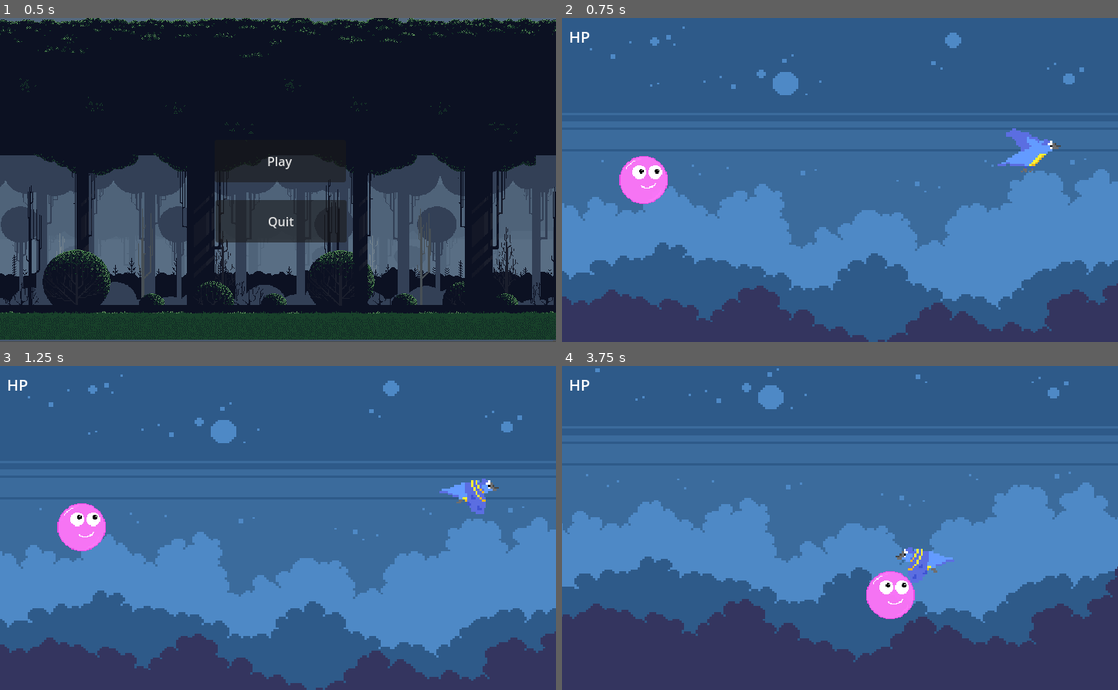
Above: before the commit, frames 1-4 (two rows, left to right).
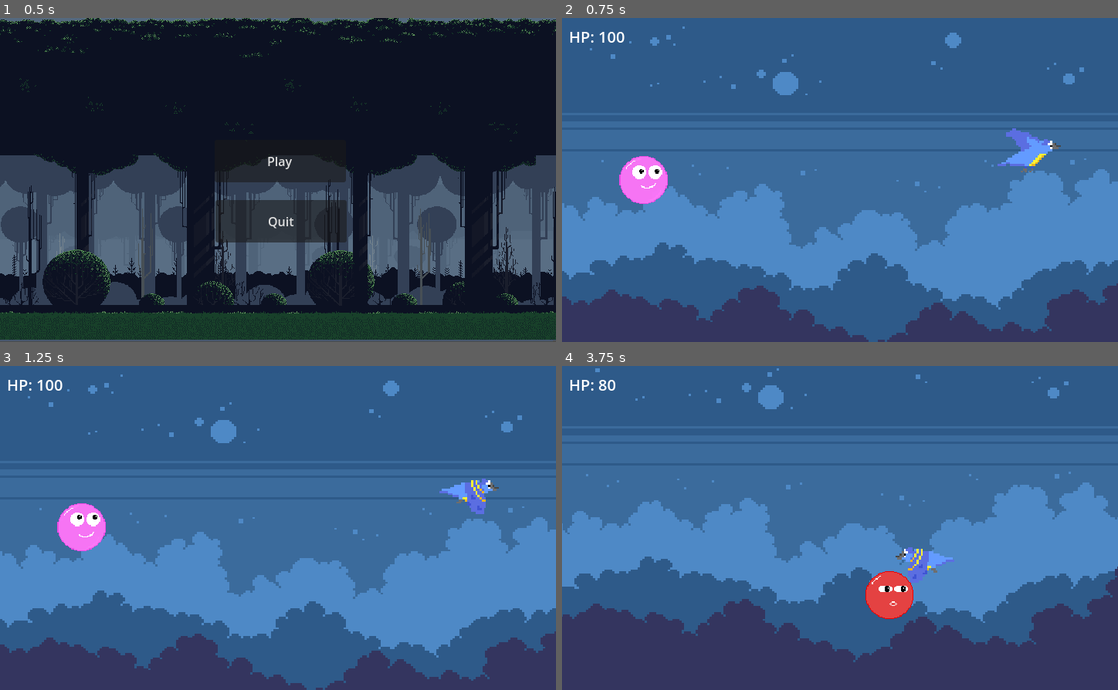
Above: after the commit, the same moments.

Repository: Laxerem/BubleGum-GlobalGJ-2025-
Game: Godot game, scene res://Scenes/menu.tscn
Same seed, same stepped clock (60 frames per second), same inputs: the game is played once before the commit and once after it.
Inputs (mouse positions are in pixels of both pictures, inside the frame that each line leads up to):
- Up to frame 1 (0.5 s): no input
- Up to frame 2 (0.75 s): click "Play" at 0.5 s
- Up to frame 3 (1.25 s): no input
- Up to frame 4 (3.75 s): move the mouse to (962, 511) at 1.27 s; press the mouse at (962, 511) at 1.28 s; hold D (move_right) 1.28-2.03 s; move the mouse to (728, 544) at 2.02 s; release the mouse at (728, 544) at 2.03 s; hold S (move_down) 2.03-2.78 s; click (728, 544) at 2.1 s; move the mouse to (895, 456) at 2.77 s; press the mouse at (895, 456) at 2.78 s; hold D (move_right) 2.78-3.53 s; move the mouse to (812, 592) at 3.52 s; release the mouse at (812, 592) at 3.53 s; hold W (move_up) from 3.53 s (still down); click (812, 592) at 3.6 s

Frame 1 is identical in both runs. In frame 2, less than 0.1% of the frame differs, in the area x 5-12%, y 4-8%; in frame 3, less than 0.1%; in frame 4, 1.0%, in the area x 5-64%, y 4-79%.

Commit message:
save_progress

Diff:
--- a/Scenes/Air/Air_location.tscn
+++ b/Scenes/Air/Air_location.tscn
@@ -78,6 +78,21 @@
 physics_layer_0/collision_layer = 1
 sources/2 = SubResource("TileSetAtlasSource_s0dvx")
 
+[sub_resource type="GDScript" id="GDScript_3bwdm"]
+script/source = "extends Label
+
+
+# Called when the node enters the scene tree for the first time.
+func _ready() -> void:
+	pass # Replace with function body.
+
+
+# Called every frame. 'delta' is the elapsed time since the previous frame.
+func _process(delta: float) -> void:
+	if $\"../../Gum/Player\" != null:
+		text = \"HP: \" + str($\"../../Gum/Player\".health)
+"
+
 [node name="Локация 1" type="Node2D"]
 
 [node name="Локация 1" type="ParallaxBackground" parent="."]
@@ -126,3 +141,4 @@
 offset_bottom = 58.0
 theme_override_font_sizes/font_size = 20
 text = "HP"
+script = SubResource("GDScript_3bwdm")
--- a/Scenes/birds.tscn
+++ b/Scenes/birds.tscn
@@ -163,7 +163,7 @@
 height = 244.737
 
 [sub_resource type="RectangleShape2D" id="RectangleShape2D_stt0g"]
-size = Vector2(8.54218, 2.28001)
+size = Vector2(22.7792, 12.825)
 
 [node name="Birds" type="CharacterBody2D"]
 scale = Vector2(2.28, 2.28)
@@ -188,7 +188,7 @@
 scale = Vector2(0.769466, 0.769466)
 
 [node name="CollisionShape2D" type="CollisionShape2D" parent="Death"]
-position = Vector2(11.115, -5.13001)
+position = Vector2(-2.71798e-07, 0.285001)
 scale = Vector2(1.40128, 2)
 shape = SubResource("RectangleShape2D_stt0g")
 
--- a/Scenes/player.tscn
+++ b/Scenes/player.tscn
@@ -1,9 +1,11 @@
-[gd_scene load_steps=49 format=3 uid="uid://bduci70qj8hhr"]
+[gd_scene load_steps=63 format=3 uid="uid://bduci70qj8hhr"]
 
 [ext_resource type="Texture2D" uid="uid://bfqj50h4hrutr" path="res://assets/Player/Buble.png" id="1_6xr0q"]
 [ext_resource type="Script" path="res://Scripts/player.gd" id="1_232fs"]
 [ext_resource type="Texture2D" uid="uid://cllf7w3q7oo1o" path="res://assets/Player/стрельба.png" id="2_h44qu"]
 [ext_resource type="Texture2D" uid="uid://h73rtdkck57o" path="res://assets/Player/перс бег.png" id="3_53h3h"]
+[ext_resource type="Texture2D" uid="uid://b4pfaqgme2c3p" path="res://assets/Player/смерть перс.png" id="3_arhvh"]
+[ext_resource type="Texture2D" uid="uid://u03u7kf4edii" path="res://assets/Player/получ урона.png" id="3_etkpv"]
 
 [sub_resource type="CapsuleShape2D" id="CapsuleShape2D_6bvtk"]
 radius = 22.0
@@ -41,6 +43,54 @@
 atlas = ExtResource("2_h44qu")
 region = Rect2(192, 64, 64, 64)
 
+[sub_resource type="AtlasTexture" id="AtlasTexture_yewxp"]
+atlas = ExtResource("3_etkpv")
+region = Rect2(0, 0, 64, 64)
+
+[sub_resource type="AtlasTexture" id="AtlasTexture_1kiwp"]
+atlas = ExtResource("3_etkpv")
+region = Rect2(64, 0, 64, 64)
+
+[sub_resource type="AtlasTexture" id="AtlasTexture_axcqs"]
+atlas = ExtResource("3_etkpv")
+region = Rect2(128, 0, 64, 64)
+
+[sub_resource type="AtlasTexture" id="AtlasTexture_yvrby"]
+atlas = ExtResource("3_etkpv")
+region = Rect2(192, 0, 64, 64)
+
+[sub_resource type="AtlasTexture" id="AtlasTexture_oh684"]
+atlas = ExtResource("3_etkpv")
+region = Rect2(256, 0, 64, 64)
+
+[sub_resource type="AtlasTexture" id="AtlasTexture_cvp6e"]
+atlas = ExtResource("3_arhvh")
+region = Rect2(0, 0, 64, 64)
+
+[sub_resource type="AtlasTexture" id="AtlasTexture_v3owj"]
+atlas = ExtResource("3_arhvh")
+region = Rect2(64, 0, 64, 64)
+
+[sub_resource type="AtlasTexture" id="AtlasTexture_r7gqi"]
+atlas = ExtResource("3_arhvh")
+region = Rect2(128, 0, 64, 64)
+
+[sub_resource type="AtlasTexture" id="AtlasTexture_fhxnc"]
+atlas = ExtResource("3_arhvh")
+region = Rect2(192, 0, 64, 64)
+
+[sub_resource type="AtlasTexture" id="AtlasTexture_ojmxr"]
+atlas = ExtResource("3_arhvh")
+region = Rect2(256, 0, 64, 64)
+
+[sub_resource type="AtlasTexture" id="AtlasTexture_m6tqp"]
+atlas = ExtResource("3_arhvh")
+region = Rect2(320, 0, 64, 64)
+
+[sub_resource type="AtlasTexture" id="AtlasTexture_u526m"]
+atlas = ExtResource("3_arhvh")
+region = Rect2(384, 0, 64, 64)
+
 [sub_resource type="AtlasTexture" id="AtlasTexture_7ncyp"]
 atlas = ExtResource("1_6xr0q")
 region = Rect2(0, 0, 64, 64)
@@ -204,9 +254,55 @@
 "duration": 1.0,
 "texture": SubResource("AtlasTexture_lmua2")
 }],
-"loop": true,
+"loop": false,
 "name": &"Atack",
-"speed": 5.0
+"speed": 20.0
+}, {
+"frames": [{
+"duration": 1.0,
+"texture": SubResource("AtlasTexture_yewxp")
+}, {
+"duration": 1.0,
+"texture": SubResource("AtlasTexture_1kiwp")
+}, {
+"duration": 1.0,
+"texture": SubResource("AtlasTexture_axcqs")
+}, {
+"duration": 1.0,
+"texture": SubResource("AtlasTexture_yvrby")
+}, {
+"duration": 1.0,
+"texture": SubResource("AtlasTexture_oh684")
+}],
+"loop": false,
+"name": &"Damage",
+"speed": 8.0
+}, {
+"frames": [{
+"duration": 1.0,
+"texture": SubResource("AtlasTexture_cvp6e")
+}, {
+"duration": 1.0,
+"texture": SubResource("AtlasTexture_v3owj")
+}, {
+"duration": 1.0,
+"texture": SubResource("AtlasTexture_r7gqi")
+}, {
+"duration": 1.0,
+"texture": SubResource("AtlasTexture_fhxnc")
+}, {
+"duration": 1.0,
+"texture": SubResource("AtlasTexture_ojmxr")
+}, {
+"duration": 1.0,
+"texture": SubResource("AtlasTexture_m6tqp")
+}, {
+"duration": 1.0,
+"texture": SubResource("AtlasTexture_u526m")
+}],
+"loop": false,
+"name": &"Death",
+"speed": 7.0
 }, {
 "frames": [{
 "duration": 1.0,
@@ -332,6 +428,7 @@
 position = Vector2(-1, 0)
 sprite_frames = SubResource("SpriteFrames_boh36")
 animation = &"Atack"
+autoplay = "Idle"
 
 [node name="Camera2D" type="Camera2D" parent="."]
 scale = Vector2(-441.482, -2.02145)
--- a/Scripts/birds.gd
+++ b/Scripts/birds.gd
@@ -5,17 +5,16 @@
 
 @onready var anim = $AnimatedSprite2D  # Ссылка на AnimatedSprite2D для анимации
 @onready var head = $Death/CollisionShape2D
-
-var health = 100
-var alive = true
+@onready var player = $"../../Gum/Player"  # Ссылка на игрока (путь может отличаться)
+@onready var alive = true
 
 # Called every physics frame
 func _physics_process(delta: float) -> void:
-	var player = $"../../Gum/Player"  # Ссылка на игрока (путь может отличаться)
-	var direction = (player.position - self.position).normalized()  # Направление к игроку
-
 	# Если моб не преследует игрока, то он остаётся в состоянии Idle
 	if alive == true:
+		if player == null:
+			return
+		var direction = (player.position - self.position).normalized()  # Направление к игроку
 		if chase:
 			anim.play("Idle")  # Запускаем анимацию бега
 			velocity.x = direction.x * speed  # Горизонтальное движение
--- a/Scripts/player.gd
+++ b/Scripts/player.gd
@@ -3,34 +3,58 @@
 const SPEED = 200 # Скорость персонажа
 
 @onready var anim = $AnimatedSprite2D
+var last_health = 100
+var health = 100
+var alive = true
+var damage_animation = false
+
+func atack():
+	damage_animation = true
+	anim.play("Atack")
+	await anim.animation_finished
+	damage_animation = false
 
 func _physics_process(delta):
-	# Сбрасываем скорость перед вычислением
+	if alive:
+		# Управление движением
+		velocity = Vector2.ZERO
+		if Input.is_action_pressed("move_right"):
+			velocity.x += SPEED
+			anim.flip_h = false
+		if Input.is_action_pressed("move_left"):
+			velocity.x -= SPEED
+			anim.flip_h = true
+		if Input.is_action_pressed("move_up"):
+			velocity.y -= SPEED
+		if Input.is_action_pressed("move_down"):
+			velocity.y += SPEED
+		if Input.is_action_pressed("Left_click") and damage_animation == false:
+			atack()
+		if velocity != Vector2.ZERO:
+			velocity = velocity.normalized() * SPEED
+			if damage_animation == false:
+				anim.play("Run")
+		else:
+			if damage_animation == false:
+				anim.play("Idle")
+
+	move_and_slide()
+
+func death():
+	alive = false
 	velocity = Vector2.ZERO
+	anim.play("Death")
+	await anim.animation_finished
+	queue_free()
+	get_tree().call_deferred("change_scene_to_file", "res://Scenes/menu.tscn")
 
-	# Горизонтальное движение
-	if Input.is_action_pressed("move_right"):
-		velocity.x += SPEED
-		anim.flip_h = false;
-	if Input.is_action_pressed("move_left"):
-		velocity.x -= SPEED
-		anim.flip_h = true;
+func _process(delta):
+	if health < last_health and health > 0:
+		damage_animation = true
+		anim.play("Damage")
+		await anim.animation_finished
+		last_health = health
+		damage_animation = false
 
-	# Вертикальное движение
-	if Input.is_action_pressed("move_up"):
-		velocity.y -= SPEED
-	if Input.is_action_pressed("move_down"):
-		velocity.y += SPEED
-
-	# Нормализуем скорость и умножаем на константу SPEED
-	if velocity != Vector2.ZERO:
-		velocity = velocity.normalized() * SPEED
-
-	var direction = Input.get_axis("move_left", "move_right")
-	if direction:
-		anim.play("Run")
-	elif not direction:
-		anim.play("Idle")
-
-	# Перемещаем персонажа
-	move_and_slide()
+	if health <= 0:
+		death()
--- a/project.godot
+++ b/project.godot
@@ -47,6 +47,11 @@
 "events": [Object(InputEventKey,"resource_local_to_scene":false,"resource_name":"","device":-1,"window_id":0,"alt_press …(192 unchanged characters)…
 ]
 }
+Left_click={
+"deadzone": 0.5,
+"events": [Object(InputEventMouseButton,"resource_local_to_scene":false,"resource_name":"","device":-1,"window_id":0,"alt_pressed":false,"shift_pressed":false,"ctrl_pressed":false,"meta_pressed":false,"button_mask":1,"position":Vector2(253, 14),"global_position":Vector2(262, 60),"factor":1.0,"button_index":1,"canceled":false,"pressed":true,"double_click":false,"script":null)
+]
+}
 
 [rendering]
 
Not shown: 1 places in Scenes/Air/Air_location.tscn that only renumber resources
Binary file added: assets/Player/получ урона.png
Not shown, added: assets/Player/получ урона.png.import
Binary file added: assets/Player/смерть перс.png
Not shown, added: assets/Player/смерть перс.png.import
